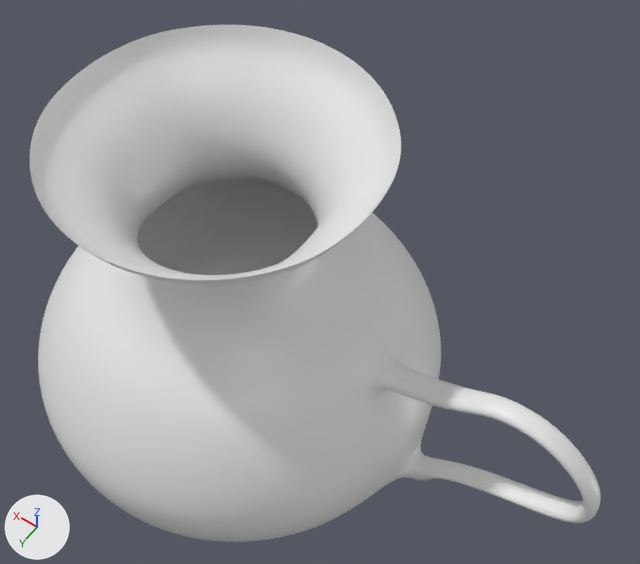
A saved change to the FBX model Assets/Andres/Vase.fbx.
The view is the same before and after, from a camera (50 mm lens) standing at (-1.7, 1.73, 4.45) and looking at (-0.29, -0.25, 1.34). Lighting does not change. The marker at lower left points along +X, +Y and +Z. Vertices at the same position are counted once.
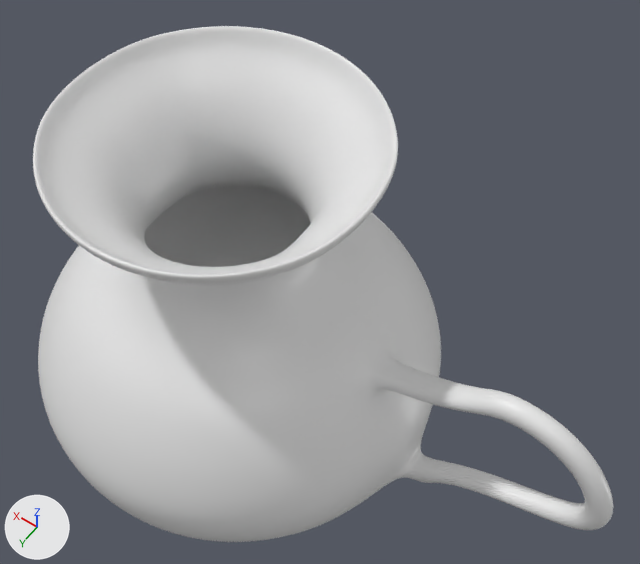
Diff of the bpy script that builds the scene:
```diff
--- a/Assets/Andres/Vase.fbx.py
+++ b/Assets/Andres/Vase.fbx.py
@@ me_mesh @@
 # used by ob_plane; location = (0.0, 0.0, 0.0)
-me_mesh.from_pydata(...)  # 20479 vertices, 20368 faces; spans x -1.75..0.96, y -0.95..0.95, z 0.0..2.24
+me_mesh.from_pydata(...)  # 42748 vertices, 42752 faces; spans x -179.92..95.79, y 0.44..224.49, z -94.52..94.52
+# me_mesh part 1: the loose piece of 20478 vertices spanning x -1.75..0.96, y -0.95..0.95, z 0.0..2.24 is deleted
+# me_mesh part 2: 1 vertex removed from x 0.0, y 0.0, z 0.0; 42748 vertices added at x -179.92..95.79, y 0.44..224.49, z -94.52..94.52
 me_mesh.materials.append(mat_material_005)
@@ ob_plane @@
 ob_plane.location = (0.0, 0.0, 0.0)
+ob_plane.rotation_euler = (1.571, 0.0, 0.0)  # degrees (90, 0, 0)
+ob_plane.scale = (0.01, 0.01, 0.01)
```

Location of each change, [x1, y1, x2, y2] in pixels of the pictures (640 x 564 px):
'Plane', reshaped, turned, rescaled: before [30, 25, 601, 542]; after [33, 26, 613, 542]
part 1 of me_mesh, deleted: before [30, 25, 601, 542]
part 2 of me_mesh, built on: after [33, 26, 613, 530]
